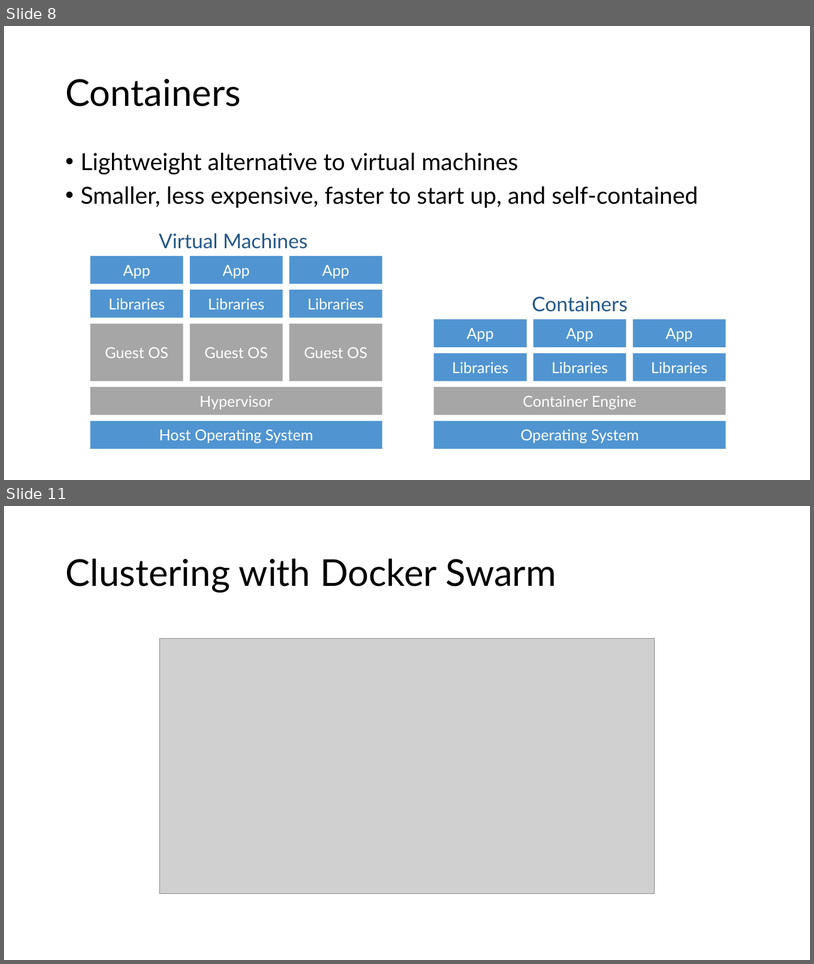
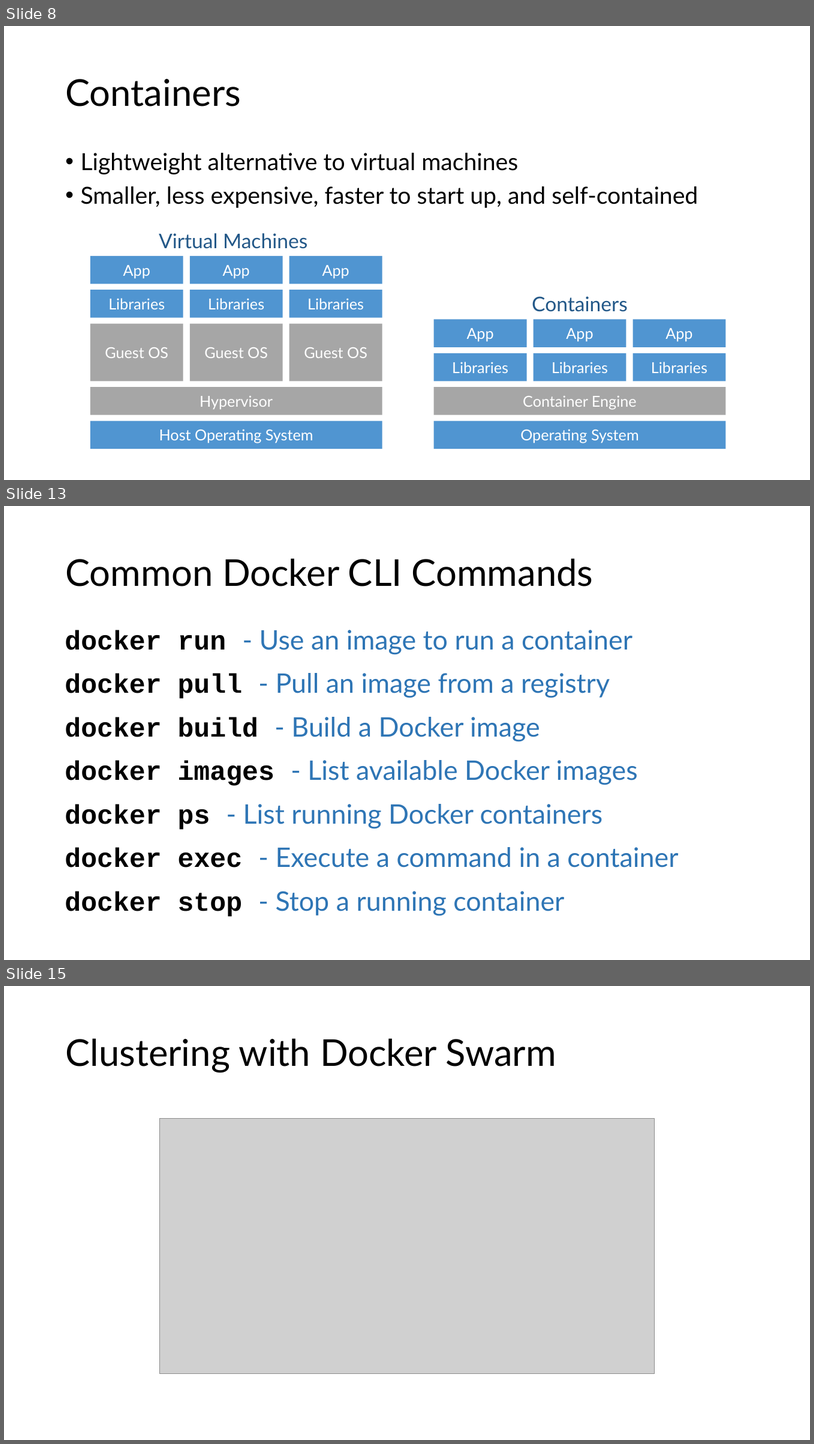
Before and after one commit to microsoft/AcademicContent, a slide deck: Workshop/6. HPC/HPC and Azure Container Service.pptx. Shown one above the other, each under a label of ours: slides 8 and 11 before the commit, slides 8, 13 and 15 after it; the slides between them are not shown. The pictures are 814x964 and 814x1444 pixels, drawn with LibreOffice and Linux fonts; fonts in the diff are those of the drawing; grey boxes stand for pictures. Boxes give left, top, right and bottom in pixels: in the first picture for what was removed or moved away, otherwise in the second. Text is boxed around its words. In the diff, an @@ line names an element or a change of style, - is before the commit and + after.

```diff
--- a/Workshop/6. HPC/HPC and Azure Container Service.pptx
+++ b/Workshop/6. HPC/HPC and Azure Container Service.pptx
@@ slide 13 added at <box>4,506,810,960</box>, background #FFFFFF @@
@@ title added at <box>65,558,594,586</box>, 44 pt, text #000000 @@
+Common Docker CLI Commands
@@ text added at <box>65,630,633,654</box>, 32 pt, text #2E75B5 @@
+docker run - Use an image to run a container
@@ text added at <box>65,673,610,699</box>, 32 pt, text #2E75B5 @@
+docker pull - Pull an image from a registry
@@ text added at <box>65,717,540,741</box>, 32 pt, text #2E75B5 @@
+docker build - Build a Docker image
@@ text added at <box>65,760,638,786</box>, 32 pt, text #2E75B5 @@
+docker images - List available Docker images
@@ text added at <box>65,804,603,829</box>, 32 pt, text #2E75B5 @@
+docker ps - List running Docker containers
@@ text added at <box>65,847,678,867</box>, 32 pt, text #2E75B5 @@
+docker exec - Execute a command in a container
@@ text added at <box>65,891,564,916</box>, 32 pt, text #2E75B5 @@
+docker stop - Stop a running container
@@ what was slide 11 is now slide 15 @@
```
Also in this commit, not shown: 3 slides changed, 3 other slides added.
